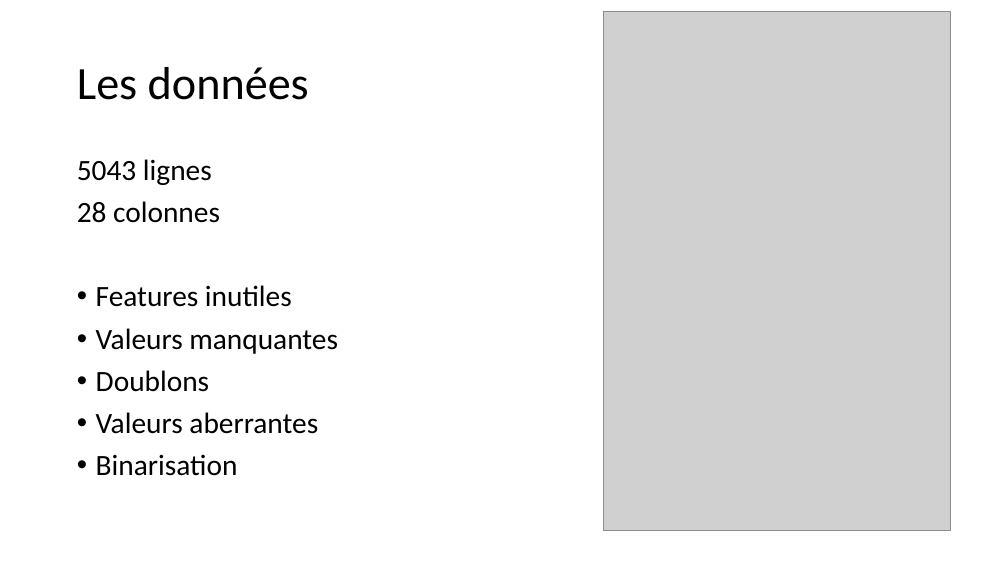
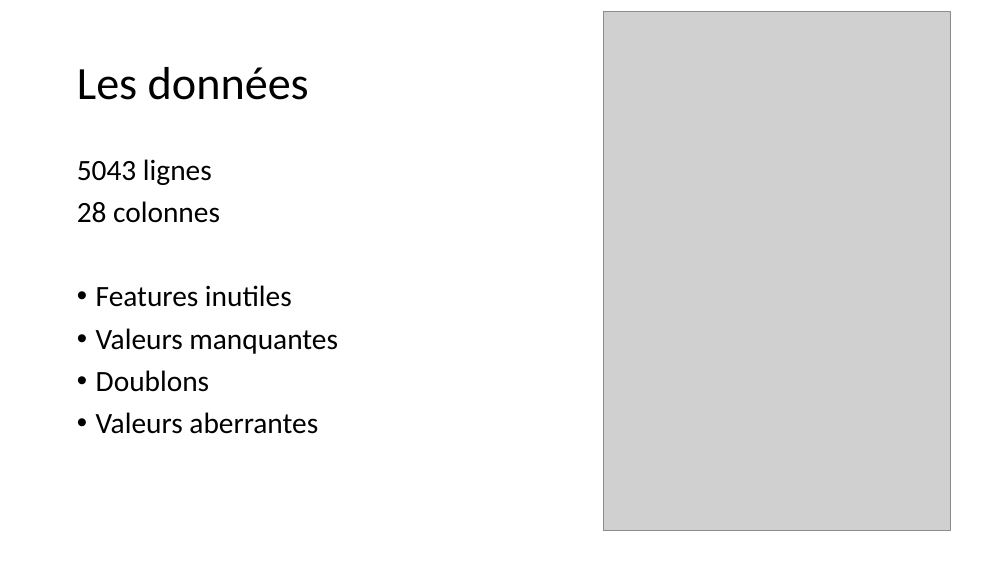
Before and after one commit to morganscao/Projet3, a slide deck: slide 4 of Rapport/Moteur de recommandations de films.pptx. Drawn at 1008x567 pixels with LibreOffice and Linux fonts; fonts in the diff are those of the drawing; grey boxes stand for pictures. Boxes give left, top, right and bottom in pixels: in the first picture for what was removed or moved away, otherwise in the second. Text is boxed around its words. In the diff, an @@ line names an element or a change of style, - is before the commit and + after.

```diff
--- a/Rapport/Moteur de recommandations de films.pptx
+++ b/Rapport/Moteur de recommandations de films.pptx
@@ text at [96, 454, 238, 476]: paragraph removed @@
-• Binarisation
```
Also in this commit, not shown: 9 other slides changed, 2 slides added, 5 slides removed.
